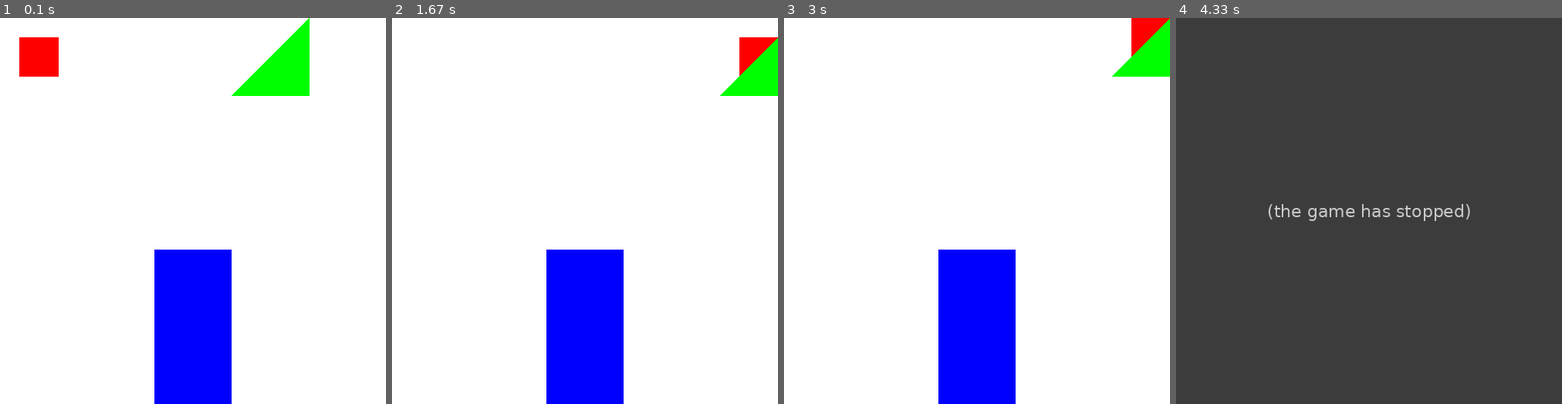
Above: before the commit, frames 1-4 (left to right).
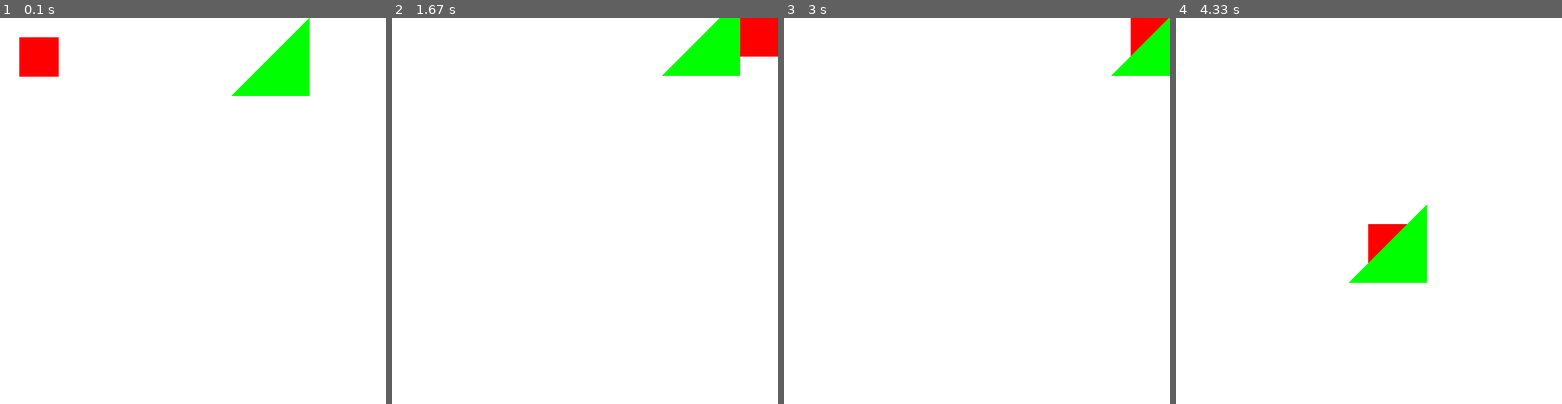
Above: after the commit, the same moments.

Repository: yafinuel/practice_keyListener_BasicPygame
Game: pygame game, started from main.py
Two runs of this game, one before a commit and one after it. Both use one fixed random seed, a clock stepped at 60 frames per second and the inputs below.
Inputs:
- Up to frame 1 (0.1 s): no input
- Up to frame 2 (1.67 s): hold A 0.33-0.8 s; hold Right 0.33-0.8 s; hold Z 0.83-1.3 s; hold Right 0.83-1.3 s; hold D 0.83-1.3 s; hold X from 1.33 s (still down); hold Right from 1.33 s (still down); hold D from 1.33 s (still down)
- Up to frame 3 (3 s): release X at 1.8 s; release Right at 1.8 s; release D at 1.8 s; hold Up 2.33-2.8 s; hold W 2.33-2.8 s; hold Right from 2.83 s (still down); hold D from 2.83 s (still down)
- Up to frame 4 (4.33 s): release Right at 3.3 s; release D at 3.3 s; hold Left 3.33-3.87 s; hold A 3.33-3.87 s; hold Q 3.9-4.2 s; hold Down 3.9-4.2 s; hold S 3.9-4.2 s; hold Down from 4.23 s (still down); hold S from 4.23 s (still down)

The runs differ from the first frame. In frame 1, 8.0% of the frame differs, in the area x 40-60%, y 60-100%; in frame 2, 12%; in frame 3, 8.1%; in frame 4, 100%, in the area x 0-100%, y 0-100%.
Error before the commit: AttributeError: 'RectObject' object has no attribute 'rotate' (objectClass.py line 25); the game stopped at 3.9 s (later frames are placeholders)

Commit message:
Collision dengan polygon selesai

Diff:
--- a/main.py
+++ b/main.py
@@ -1,14 +1,13 @@
 import pygame
 import sys
 from screenclass import Screen
-from objectClass import ColObject, RectObject, TriangleObject
+from objectClass import RectObject, TriangleObject, polygons_collide
 
 pygame.init()
 
 screen = Screen(500,500, "white")
 mainObj = RectObject(50, 50,50,50)
 triObj = TriangleObject(350, 50, 50, 50)
-propObj = ColObject(250-50,screen.height-200,100,200)
 
 running = True
 while running:
@@ -20,13 +19,14 @@
 
     # Movement
     keys = pygame.key.get_pressed()
-    mainObj.listener(screen, keys)
-    triObj.listener(screen, keys)
+    mainObj.listener(screen, keys, polygons_collide(mainObj, triObj))
+    triObj.listener(screen, keys, polygons_collide(triObj, mainObj))
 
     # Drawing
-    propObj.draw(screen.screen, "blue")
     mainObj.draw(screen, "red")
     triObj.draw(screen, "green")
+
+
 
     pygame.display.flip()
 
--- a/objectClass.py
+++ b/objectClass.py
@@ -1,123 +1,132 @@
+# Perbaikan pada fungsi SAT dan struktur kode
 import pygame
+import math
 from abc import ABC, abstractmethod
+
+def get_axes(poly):
+    axes = []
+    for i in range(len(poly.points)):
+        p1 = poly.points[i]
+        p2 = poly.points[(i + 1) % len(poly.points)]
+        edge = (p2[0] - p1[0], p2[1] - p1[1])
+        normal = (-edge[1], edge[0])
+        length = math.hypot(normal[0], normal[1])
+        if length != 0:
+            axes.append((normal[0] / length, normal[1] / length))
+    return axes
+
+def project_polygon(axis, polygon):
+    dots = [point[0] * axis[0] + point[1] * axis[1] for point in polygon.points]
+    return min(dots), max(dots)
+
+def polygons_collide(poly1, poly2):
+    axes1 = get_axes(poly1)
+    axes2 = get_axes(poly2)
+    axes = axes1 + axes2
+
+    for axis in axes:
+        min1, max1 = project_polygon(axis, poly1)
+        min2, max2 = project_polygon(axis, poly2)
+
+        # Perbaikan: pengecekan overlap harus berada dalam loop
+        if max1 < min2 or max2 < min1:
+            return True
+
+    return False
 
 class ParentObject:
     def __init__(self, x, y):
         self.x = x
         self.y = y
         self.velocity = 1
-
-    def listener(self, screen, key):
-        move_x, move_y = 0, 0
-        if key[pygame.K_LEFT]:
-            move_x -= self.velocity
-            self.movement(screen, move_x, move_y)
-        if key[pygame.K_RIGHT]:
-            move_x += self.velocity
-            self.movement(screen, move_x, move_y)
-        if key[pygame.K_DOWN]:
-            move_y += self.velocity
-            self.movement(screen, move_x, move_y)
-        if key[pygame.K_UP]:
-            move_y -= self.velocity
-            self.movement(screen, move_x, move_y)
-        if key[pygame.K_q]:
-            self.rotate(screen.screen)
+        self.angle = 0
+        self.points = []
+        self.update_points()
 
     def draw(self, screen, color):
         return pygame.draw.polygon(screen.screen, color, self.points)
 
+    def update_points(self):
+        self.points = []
+        for rx, ry in self.relative_points:
+            rotated_x = rx * math.cos(math.radians(self.angle)) - ry * math.sin(math.radians(self.angle))
+            rotated_y = rx * math.sin(math.radians(self.angle)) + ry * math.cos(math.radians(self.angle))
+            self.points.append([self.x + rx, self.y + ry])
 
-class ColObject(ParentObject):
+    def movement(self, screen, dx, dy, key, collision):
+        self.x += dx
+        self.y += dy
+        self.x = max(self.width / 2, min(self.x, screen.width - self.width / 2))
+        self.y = max(self.height / 2, min(self.y, screen.height - self.height / 2))
+        if collision:
+            self.update_points()
+        elif key[pygame.K_LEFT] or key[pygame.K_UP] or key[pygame.K_a] or key[pygame.K_w]:
+            self.x += 1
+            self.y += 1
+            self.update_points()
+        elif key[pygame.K_RIGHT] or key[pygame.K_DOWN] or key[pygame.K_d] or key[pygame.K_s]:
+            self.x -= 1
+            self.y -= 1
+            self.update_points()
 
-    def __init__(self, x, y, width, height):
-        super().__init__(x, y)
-        self.width = width
-        self.height = height
-        self.object = pygame.Rect(x, y, width, height)
-
-    def draw(self, screen, color):
-        return pygame.draw.rect(screen, color, self.object)
-
-    def movement(self, screen, x, y):
-        self.object = self.object.move(x, y)
-        self.object.x = max(0, min(self.object.x, screen.width - self.object.width))
-        self.object.y = max(0, min(self.object.y, screen.height - self.object.height))
-        return self.object
-
-    def rotate(self):
-        pass
+    def rotate(self, angle):
+        self.angle = (self.angle + angle) % 360
+        self.update_points()
 
 class RectObject(ParentObject):
     def __init__(self, x, y, width, height):
-        super().__init__(x, y)
         self.width = width
         self.height = height
+        self.relative_points = [
+            [-width / 2, -height / 2],
+            [width / 2, -height / 2],
+            [width / 2, height / 2],
+            [-width / 2, height / 2]
+        ]
+        super().__init__(x, y)
 
-        self.relative_points = [
-            [-width/2, -height/2],
-            [width/2, -height/2],
-            [width/2, height/2],
-            [-width/2, height/2]
-        ]
-        self.points = []
-        self.update_points()
+    def listener(self, screen, key, collision):
+        move_x, move_y = 0, 0
+        if key[pygame.K_LEFT]:
+            move_x -= self.velocity
+        if key[pygame.K_RIGHT]:
+            move_x += self.velocity
+        if key[pygame.K_DOWN]:
+            move_y += self.velocity
+        if key[pygame.K_UP]:
+            move_y -= self.velocity
+        if key[pygame.K_z]:
+            self.rotate(-5)  # rotasi ke kiri
+        if key[pygame.K_x]:
+            self.rotate(5)   # rotasi ke kanan
+        if move_x != 0 or move_y != 0:
+            self.movement(screen, move_x, move_y, key, collision)
 
-    def update_points(self):
-        self.points = []
-        for rx, ry in self.relative_points:
-            self.points.append([self.x + rx, self.y + ry])
-
-    def movement(self, screen, dx, dy):
-        self.x += dx
-        self.y += dy
-
-        self.x = max(self.width/2, min(self.x, screen.width - self.width/2))
-        self.y = max(self.height/2, min(self.y, screen.height - self.height/2))
-
-        self.update_points()
 
 class TriangleObject(ParentObject):
     def __init__(self, x, y, base, height):
-        super().__init__(x, y)
         self.width = base
         self.height = height
-
         self.relative_points = [
             [base, -height],
             [base, height],
             [-base, height]
         ]
-        self.points = []
-        self.update_points()
+        super().__init__(x, y)
 
-    def update_points(self):
-        self.points = []
-        for rx, ry in self.relative_points:
-            self.points.append([self.x + rx, self.y + ry])
-
-    def movement(self, screen, dx, dy):
-        self.x += dx
-        self.y += dy
-
-        self.x = max(self.width/2, min(self.x, screen.width - self.width/2))
-        self.y = max(self.height/2, min(self.y, screen.height - self.height/2))
-
-        self.update_points()
-
-    def listener(self, screen, key):
+    def listener(self, screen, key, collision):
         move_x, move_y = 0, 0
         if key[pygame.K_a]:
             move_x -= self.velocity
-            self.movement(screen, move_x, move_y)
         if key[pygame.K_d]:
             move_x += self.velocity
-            self.movement(screen, move_x, move_y)
         if key[pygame.K_s]:
             move_y += self.velocity
-            self.movement(screen, move_x, move_y)
         if key[pygame.K_w]:
             move_y -= self.velocity
-            self.movement(screen, move_x, move_y)
         if key[pygame.K_q]:
-            self.rotate(screen.screen)
+            self.rotate(-5)  # rotasi ke kiri
+        if key[pygame.K_e]:
+            self.rotate(5)   # rotasi ke kanan
+        if move_x != 0 or move_y != 0:
+            self.movement(screen, move_x, move_y, key, collision)
--- a/screenclass.py
+++ b/screenclass.py
@@ -1,12 +1,12 @@
 import pygame
 
 class Screen:
-    def __init__(self, width, height, bgColor):
-        self.bgColor = bgColor
+    def __init__(self, width, height, bg_color):
         self.width = width
         self.height = height
-        self.screen = pygame.display.set_mode((width,height))
-        pygame.display.set_caption("Latihan game sederhana")
+        self.bg_color = bg_color
+        self.screen = pygame.display.set_mode((width, height))
+        pygame.display.set_caption("Latihan Game Sederhana")
 
     def fill(self):
-        return self.screen.fill(self.bgColor)
+        self.screen.fill(self.bg_color)
